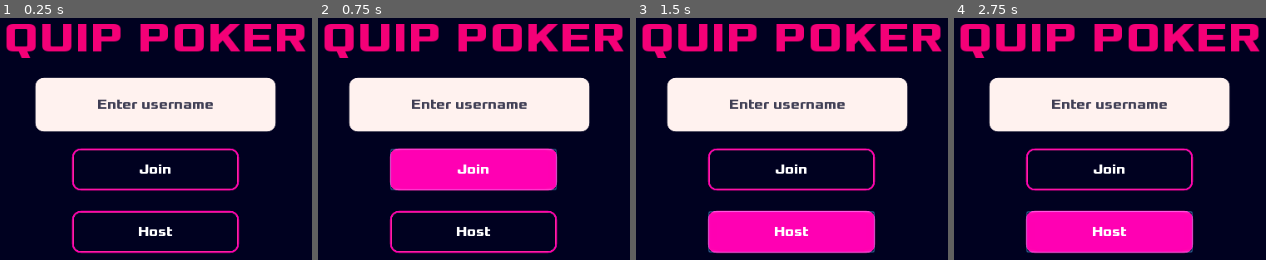
Above: before the commit, frames 1-4 (left to right).
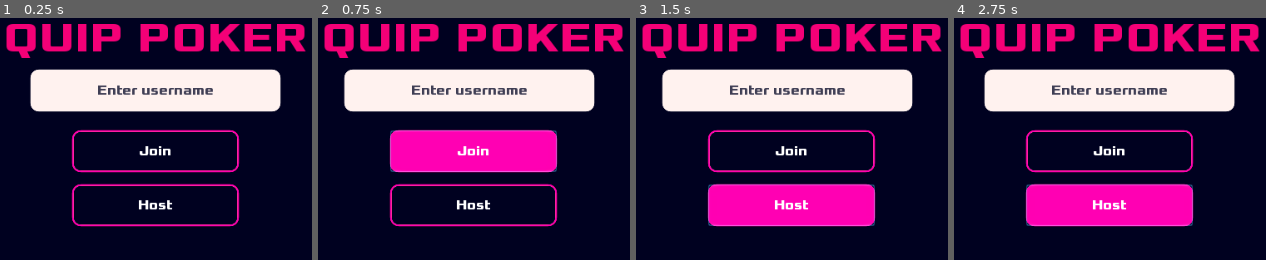
Above: after the commit, the same moments.

Repository: McLovin3/QuipPoker
Game: Godot game, scene res://Scenes/MainMenu.tscn
Two runs of this game, one before a commit and one after it. Both use one fixed random seed, a clock stepped at 60 frames per second and the inputs below. Before the commit the project starts from res://MainMenu.tscn.
Inputs:
- Up to frame 1 (0.25 s): no input
- Up to frame 2 (0.75 s): click "Join" at 0.5 s
- Up to frame 3 (1.5 s): click "Host" at 1.25 s
- Up to frame 4 (2.75 s): no input

The runs differ from the first frame. In frame 1, 18% of the frame differs, in the area x 9-91%, y 21-98%; in frame 2, 24%; in frame 3, 26%; in frame 4, 26%.

Commit message:
Added JoinMenu scene and refactored

Diff:
--- a/MainMenu.gd
+++ /dev/null
@@ -1,56 +0,0 @@
-extends Node2D
-
-export var tween_duration: float = 0.05
-export var nb_shakes: int = 5
-export var shake_distance: float = 5
-
-onready var _username_input: LineEdit = $CanvasLayer/UsernameInput
-onready var _username_input_tween: Tween = $CanvasLayer/UsernameInput/Tween
-
-var _shake_count: int
-
-
-func _shake_username_input() -> void:
-	if _shake_count > 0:
-		var side = 1 if _shake_count % 2 == 0 else -1
-
-		if _shake_count == 1 or _shake_count == nb_shakes:
-			_username_input_tween.interpolate_property(
-				_username_input,
-				"rect_position:x",
-				_username_input.rect_position.x,
-				_username_input.rect_position.x + (shake_distance * side),
-				tween_duration
-			)
-
-		else:
-			_username_input_tween.interpolate_property(
-				_username_input,
-				"rect_position:x",
-				_username_input.rect_position.x,
-				_username_input.rect_position.x + (shake_distance * 2 * side),
-				tween_duration
-			)
-
-		_username_input_tween.start()
-		_shake_count -= 1
-
-
-func _on_HostButton_pressed() -> void:
-	if _username_input.text == "" and _shake_count == 0:
-		_shake_count = nb_shakes
-		_shake_username_input()
-	else:
-		pass
-
-
-func _on_JoinButton_pressed() -> void:
-	if _username_input.text == "" and _shake_count == 0:
-		_shake_count = nb_shakes
-		_shake_username_input()
-	else:
-		pass
-
-
-func _on_Tween_tween_all_completed() -> void:
-	_shake_username_input()
--- a/MainMenu.tscn
+++ /dev/null
@@ -1,92 +0,0 @@
-[gd_scene load_steps=8 format=2]
-
-[ext_resource path="res://Themes/ButtonTheme.tres" type="Theme" id=1]
-[ext_resource path="res://xolonium/xolonium-fonts-4.1/ttf/Xolonium-Bold.ttf" type="DynamicFontData" id=2]
-[ext_resource path="res://MainMenu.gd" type="Script" id=3]
-
-[sub_resource type="StyleBoxFlat" id=1]
-bg_color = Color( 1, 0.952941, 0.941176, 1 )
-corner_radius_top_left = 10
-corner_radius_top_right = 10
-corner_radius_bottom_right = 10
-corner_radius_bottom_left = 10
-
-[sub_resource type="Theme" id=2]
-LineEdit/colors/cursor_color = Color( 0, 0.00784314, 0.129412, 1 )
-LineEdit/colors/font_color = Color( 0, 0.00784314, 0.129412, 1 )
-LineEdit/styles/normal = SubResource( 1 )
-
-[sub_resource type="DynamicFont" id=3]
-size = 50
-font_data = ExtResource( 2 )
-
-[sub_resource type="Theme" id=4]
-Label/colors/font_color = Color( 0.960784, 0, 0.470588, 1 )
-Label/fonts/font = SubResource( 3 )
-
-[node name="MainMenu" type="Node2D"]
-script = ExtResource( 3 )
-
-[node name="CanvasLayer" type="CanvasLayer" parent="."]
-
-[node name="JoinButton" type="Button" parent="CanvasLayer"]
-modulate = Color( 1.5, 1.5, 1.5, 1 )
-anchor_left = 0.5
-anchor_top = 0.5
-anchor_right = 0.5
-anchor_bottom = 0.5
-margin_left = -100.0
-margin_top = -25.0
-margin_right = 100.0
-margin_bottom = 25.0
-theme = ExtResource( 1 )
-text = "Join"
-
-[node name="HostButton" type="Button" parent="CanvasLayer"]
-modulate = Color( 1.5, 1.5, 1.5, 1 )
-anchor_left = 0.5
-anchor_top = 0.5
-anchor_right = 0.5
-anchor_bottom = 0.5
-margin_left = -100.0
-margin_top = 50.0
-margin_right = 100.0
-margin_bottom = 100.0
-theme = ExtResource( 1 )
-text = "Host"
-
-[node name="UsernameInput" type="LineEdit" parent="CanvasLayer"]
-anchor_left = 0.5
-anchor_top = 0.5
-anchor_right = 0.5
-anchor_bottom = 0.5
-margin_left = -144.0
-margin_top = -110.0
-margin_right = 144.0
-margin_bottom = -46.0
-theme = SubResource( 2 )
-align = 1
-max_length = 12
-placeholder_text = "Enter username"
-placeholder_alpha = 0.75
-
-[node name="Tween" type="Tween" parent="CanvasLayer/UsernameInput"]
-
-[node name="Title" type="Label" parent="CanvasLayer"]
-anchor_left = 0.5
-anchor_top = 0.5
-anchor_right = 0.5
-anchor_bottom = 0.5
-margin_left = -192.0
-margin_top = -206.0
-margin_right = 192.0
-margin_bottom = -110.0
-theme = SubResource( 4 )
-text = "Quip Poker"
-align = 1
-valign = 1
-uppercase = true
-
-[connection signal="pressed" from="CanvasLayer/JoinButton" to="." method="_on_JoinButton_pressed"]
-[connection signal="pressed" from="CanvasLayer/HostButton" to="." method="_on_HostButton_pressed"]
-[connection signal="tween_all_completed" from="CanvasLayer/UsernameInput/Tween" to="." method="_on_Tween_tween_all_completed"]
--- a/MainScene.tscn
+++ /dev/null
@@ -1,17 +0,0 @@
-[gd_scene load_steps=4 format=2]
-
-[ext_resource path="res://Card/Card.tscn" type="PackedScene" id=1]
-[ext_resource path="res://GlowEffect.tscn" type="PackedScene" id=2]
-[ext_resource path="res://Card/Sprites/Hearts/AceOfHearts.png" type="Texture" id=10]
-
-[node name="Node2D" type="Node2D"]
-
-[node name="Camera2D" type="Camera2D" parent="."]
-current = true
-zoom = Vector2( 0.5, 0.5 )
-
-[node name="Node2D" parent="." instance=ExtResource( 1 )]
-position = Vector2( -128, -32 )
-card_foreground = ExtResource( 10 )
-
-[node name="WorldEnvironment" parent="." instance=ExtResource( 2 )]
--- /dev/null
+++ b/Scenes/JoinMenu.tscn
@@ -0,0 +1,30 @@
+[gd_scene load_steps=4 format=2]
+
+[ext_resource path="res://Scenes/ShakingInput.tscn" type="PackedScene" id=1]
+[ext_resource path="res://Scenes/NeonButton.tscn" type="PackedScene" id=2]
+[ext_resource path="res://Scenes/Scripts/JoinMenu.gd" type="Script" id=3]
+
+[node name="Node2D" type="Node2D"]
+script = ExtResource( 3 )
+
+[node name="CanvasLayer" type="CanvasLayer" parent="."]
+
+[node name="GoBackButton" parent="CanvasLayer" instance=ExtResource( 2 )]
+margin_left = 32.0
+margin_top = 32.0
+margin_right = 232.0
+margin_bottom = 82.0
+text = "Go Back"
+
+[node name="IpInput" parent="CanvasLayer" instance=ExtResource( 1 )]
+anchor_left = 0.5
+anchor_top = 0.5
+anchor_right = 0.5
+anchor_bottom = 0.5
+margin_left = -144.0
+margin_top = -78.0
+margin_right = 144.0
+margin_bottom = -14.0
+placeholder_text = "Address"
+
+[connection signal="pressed" from="CanvasLayer/GoBackButton" to="." method="_on_GoBackButton_pressed"]
--- /dev/null
+++ b/Scenes/MainMenu.tscn
@@ -0,0 +1,70 @@
+[gd_scene load_steps=7 format=2]
+
+[ext_resource path="res://Scenes/Scripts/MainMenu.gd" type="Script" id=1]
+[ext_resource path="res://Scenes/NeonButton.tscn" type="PackedScene" id=2]
+[ext_resource path="res://xolonium/xolonium-fonts-4.1/ttf/Xolonium-Bold.ttf" type="DynamicFontData" id=3]
+[ext_resource path="res://Scenes/ShakingInput.tscn" type="PackedScene" id=4]
+
+[sub_resource type="DynamicFont" id=3]
+size = 50
+font_data = ExtResource( 3 )
+
+[sub_resource type="Theme" id=4]
+Label/colors/font_color = Color( 0.960784, 0, 0.470588, 1 )
+Label/fonts/font = SubResource( 3 )
+
+[node name="MainMenu" type="Node2D"]
+script = ExtResource( 1 )
+
+[node name="CanvasLayer" type="CanvasLayer" parent="."]
+
+[node name="Title" type="Label" parent="CanvasLayer"]
+anchor_left = 0.5
+anchor_top = 0.5
+anchor_right = 0.5
+anchor_bottom = 0.5
+margin_left = -192.0
+margin_top = -206.0
+margin_right = 192.0
+margin_bottom = -110.0
+theme = SubResource( 4 )
+text = "Quip Poker"
+align = 1
+valign = 1
+uppercase = true
+
+[node name="UsernameInput" parent="CanvasLayer" instance=ExtResource( 4 )]
+anchor_left = 0.5
+anchor_top = 0.5
+anchor_right = 0.5
+anchor_bottom = 0.5
+margin_left = -150.0
+margin_top = -120.0
+margin_right = 150.0
+margin_bottom = -70.0
+placeholder_text = "Enter username"
+
+[node name="JoinButton" parent="CanvasLayer" instance=ExtResource( 2 )]
+anchor_left = 0.5
+anchor_top = 0.5
+anchor_right = 0.5
+anchor_bottom = 0.5
+margin_left = -100.0
+margin_top = -47.0
+margin_right = 100.0
+margin_bottom = 3.0
+text = "Join"
+
+[node name="HostButton" parent="CanvasLayer" instance=ExtResource( 2 )]
+anchor_left = 0.5
+anchor_top = 0.5
+anchor_right = 0.5
+anchor_bottom = 0.5
+margin_left = -100.0
+margin_top = 18.0
+margin_right = 100.0
+margin_bottom = 68.0
+text = "Host"
+
+[connection signal="pressed" from="CanvasLayer/JoinButton" to="." method="_on_JoinButton_pressed"]
+[connection signal="pressed" from="CanvasLayer/HostButton" to="." method="_on_HostButton_pressed"]
--- /dev/null
+++ b/Scenes/NeonButton.tscn
@@ -0,0 +1,9 @@
+[gd_scene load_steps=2 format=2]
+
+[ext_resource path="res://Themes/ButtonTheme.tres" type="Theme" id=1]
+
+[node name="NeonButton" type="Button"]
+modulate = Color( 1.5, 1.5, 1.5, 1 )
+margin_right = 200.0
+margin_bottom = 50.0
+theme = ExtResource( 1 )
--- /dev/null
+++ b/Scenes/Scripts/JoinMenu.gd
@@ -0,0 +1,5 @@
+extends Node2D
+
+
+func _on_GoBackButton_pressed():
+	get_tree().change_scene("res://Scenes/MainMenu.tscn")
--- /dev/null
+++ b/Scenes/Scripts/MainMenu.gd
@@ -0,0 +1,17 @@
+extends Node2D
+
+onready var _username_input: ShakingInput = $CanvasLayer/UsernameInput
+
+
+func _on_HostButton_pressed() -> void:
+	if _username_input.text == "":
+		_username_input.shake()
+	else:
+		pass
+
+
+func _on_JoinButton_pressed() -> void:
+	if _username_input.text == "":
+		_username_input.shake()
+	else:
+		get_tree().change_scene("res://Scenes/JoinMenu.tscn")
--- /dev/null
+++ b/Scenes/Scripts/ShakingInput.gd
@@ -0,0 +1,48 @@
+extends LineEdit
+class_name ShakingInput
+
+export var tween_duration: float = 0.05
+export var nb_shakes: int = 5
+export var shake_distance: float = 5
+
+onready var _tween: Tween = $Tween
+
+var _shake_count: int
+var _shaking: bool = false
+
+
+func shake() -> void:
+	if not _shaking:
+		_shake_count = nb_shakes
+		_shaking = true
+
+	if _shake_count > 0:
+		var side = 1 if _shake_count % 2 == 0 else -1
+
+		if _shake_count == 1 or _shake_count == nb_shakes:
+			_tween.interpolate_property(
+				self,
+				"rect_position:x",
+				self.rect_position.x,
+				self.rect_position.x + (shake_distance * side),
+				tween_duration
+			)
+
+		else:
+			_tween.interpolate_property(
+				self,
+				"rect_position:x",
+				self.rect_position.x,
+				self.rect_position.x + (shake_distance * 2 * side),
+				tween_duration
+			)
+
+		_tween.start()
+		_shake_count -= 1
+
+	else:
+		_shaking = false
+
+
+func _on_Tween_tween_all_completed() -> void:
+	shake()
--- /dev/null
+++ b/Scenes/ShakingInput.tscn
@@ -0,0 +1,28 @@
+[gd_scene load_steps=4 format=2]
+
+[ext_resource path="res://Scenes/Scripts/ShakingInput.gd" type="Script" id=1]
+
+[sub_resource type="StyleBoxFlat" id=1]
+bg_color = Color( 1, 0.952941, 0.941176, 1 )
+corner_radius_top_left = 10
+corner_radius_top_right = 10
+corner_radius_bottom_right = 10
+corner_radius_bottom_left = 10
+
+[sub_resource type="Theme" id=2]
+LineEdit/colors/cursor_color = Color( 0, 0.00784314, 0.129412, 1 )
+LineEdit/colors/font_color = Color( 0, 0.00784314, 0.129412, 1 )
+LineEdit/styles/normal = SubResource( 1 )
+
+[node name="ShakingInput" type="LineEdit"]
+margin_right = 288.0
+margin_bottom = 64.0
+theme = SubResource( 2 )
+align = 1
+max_length = 12
+placeholder_alpha = 0.75
+script = ExtResource( 1 )
+
+[node name="Tween" type="Tween" parent="."]
+
+[connection signal="tween_all_completed" from="Tween" to="." method="_on_Tween_tween_all_completed"]
--- a/project.godot
+++ b/project.godot
@@ -8,16 +8,26 @@
 
 config_version=4
 
+_global_script_classes=[ {
+"base": "LineEdit",
+"class": "ShakingInput",
+"language": "GDScript",
+"path": "res://Scenes/Scripts/ShakingInput.gd"
+} ]
+_global_script_class_icons={
+"ShakingInput": ""
+}
+
 [application]
 
 config/name="QuipPoker"
-run/main_scene="res://MainMenu.tscn"
+run/main_scene="res://Scenes/MainMenu.tscn"
 boot_splash/bg_color=Color( 0.141176, 0.141176, 0.141176, 1 )
 config/icon="res://icon.png"
 
 [autoload]
 
-GlowEffect="*res://GlowEffect.tscn"
+GlowEffect="*res://Scenes/GlowEffect.tscn"
 
 [debug]
 
Renamed: GlowEffect.tscn -> Scenes/GlowEffect.tscn
